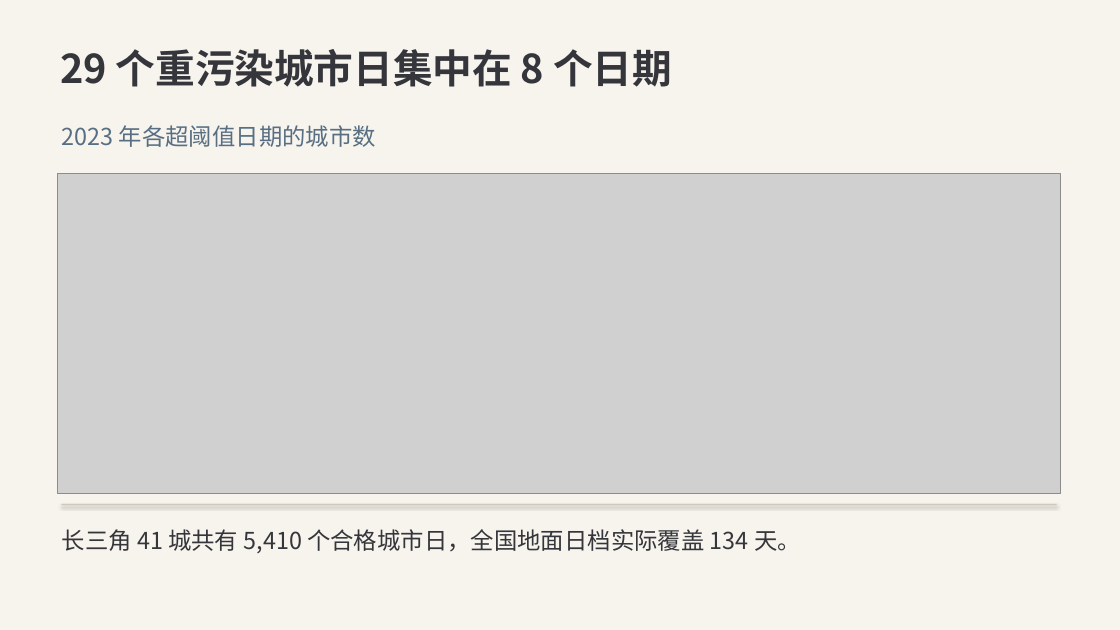
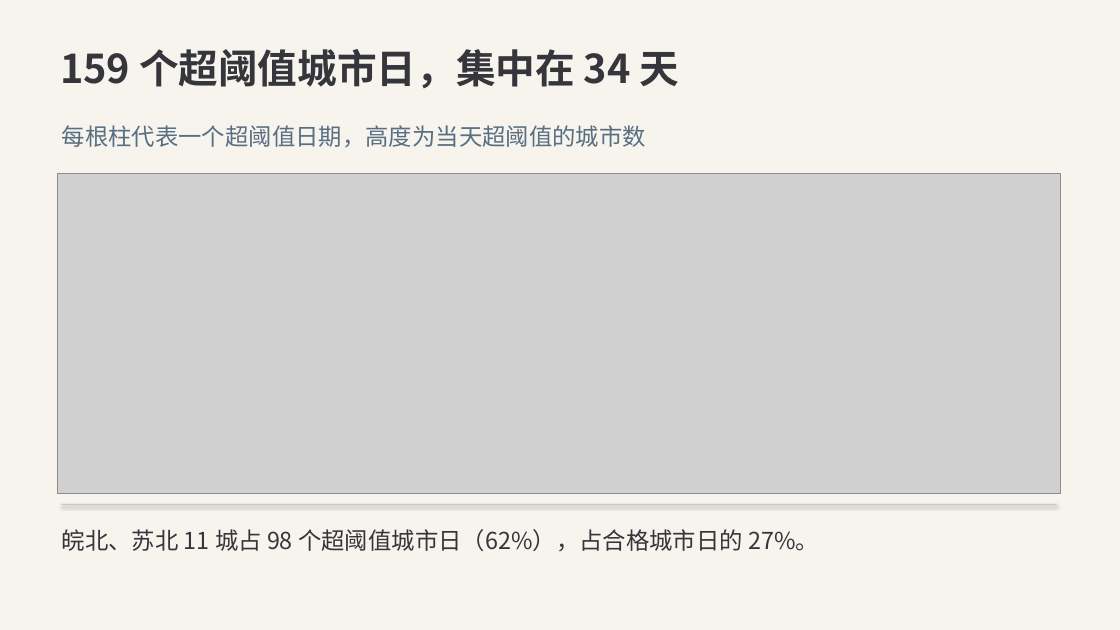
Before and after one commit to gxm-nju/china-air-pollution, a slide deck: slide 2 of docs/课堂展示.pptx. Drawn at 1120x630 pixels with LibreOffice and Linux fonts; fonts in the diff are those of the drawing; grey boxes stand for pictures. Boxes give left, top, right and bottom in pixels: in the first picture for what was removed or moved away, otherwise in the second. Text is boxed around its words. In the diff, an @@ line names an element or a change of style, - is before the commit and + after.

Commit message:
更新三年重污染结论、同钟点火点对照和数据规模核验

```diff
--- a/docs/课堂展示.pptx
+++ b/docs/课堂展示.pptx
@@ text at [60, 49, 680, 88]: text changed @@
-29 个重污染城市日集中在 8 个日期
+159 个超阈值城市日，集中在 34 天
@@ text at [62, 125, 646, 147]: text changed @@
-2023 年各超阈值日期的城市数
+每根柱代表一个超阈值日期，高度为当天超阈值的城市数
@@ text at [62, 529, 819, 551]: text changed @@
-长三角 41 城共有 5,410 个合格城市日，全国地面日档实际覆盖 134 天。
+皖北、苏北 11 城占 98 个超阈值城市日（62%），占合格城市日的 27%。
```
Also in this commit, not shown: 6 other slides changed, 1 slide added, 22 other files.
